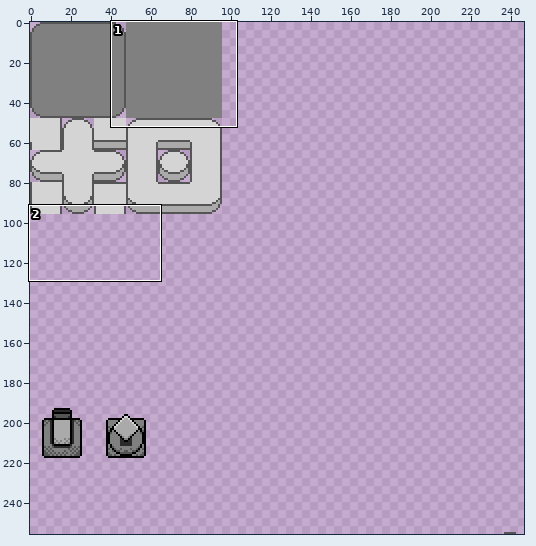
Pixel-art file -- resource/image/tileset.ase. The picture above shows the old version from afar; the outline marks the close-up.
Close-up. Before the edit:
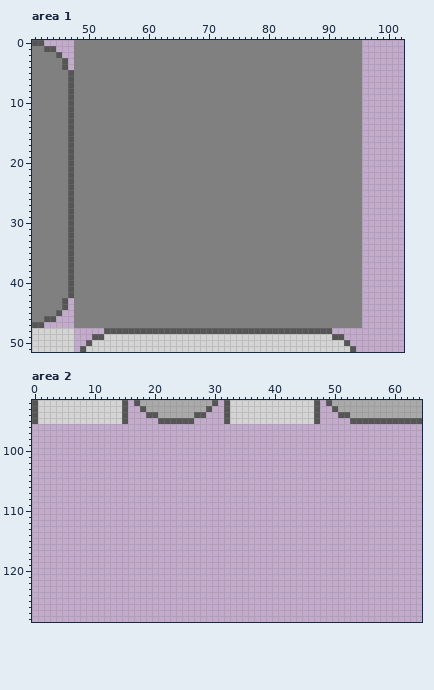
288x256 pixels, 1 frame. Shown: area 1: x 41..102, y 0..51; area 2: x 0..64, y 92..128. The wide view leaves out empty margins. The commit also changed other parts of the picture, which this record leaves out.
Once edited:
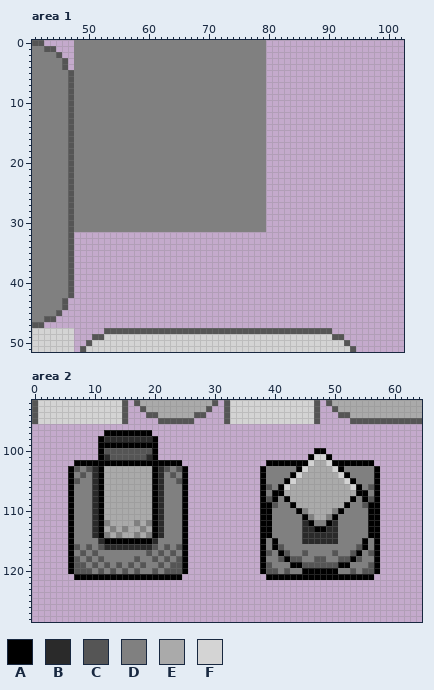
Palette (. is transparent): A #000000  B #2a2a2a  C #555555  D #808080  E #aaaaaa  F #d4d4d4
From old to new:
Area 1, layer "base":
y 0..31: x 80..95 DDDDDDDDDDDDDDDD -> ................
y 32..47: x 48..95 DDDDDDDDDDDDDDDDDDDDDDDDDDDDDDDDDDDDDDDDDDDDDDDD -> ................................................
Area 2, layers "pulse", "feature", "base":
y 97: x 12..19 ........ -> AAAAAAAA
y 98: x 11..20 .......... -> ABBBBBBBBA
y 99: x 11..20 .......... -> AAAAAAAAAA
y 100: x 11..20 .......... -> ACCCCCCCCA; x 47..48 .. -> AA
y 101: x 11..20 .......... -> ABCCCCCCBA; x 46..49 .... -> AFFA
y 102: x 7..24 .................. -> AAAAAAAAAAAAAAAAAA; x 39..56 .................. -> AAAAAAAFEEFAAAAAAA
y 103: x 6..25 .................... -> ACDCBAEEEEEEEEABCDCA; x 38..57 .................... -> ADDDDDAFEEEEFADDDDDA
y 104: x 6..25 .................... -> ADCDBAEEEEEEEEABDCDA; x 38..57 .................... -> ADDDDAFEEEEEEFADDDDA
y 105: x 6..25 .................... -> ACDDBAEEEEEEEEABDDCA; x 38..57 .................... -> ADDDAFEEEEEEEEFADDDA
y 106: x 6..25 .................... -> ADDDBAEEEEEEEEABDDDA; x 38..57 .................... -> ACDAFEEEEEEEEEEFADCA
y 107: x 6..25 .................... -> ADDDBAEEEEEEEEABDDDA; x 38..57 .................... -> ADAAEEEEEEEEEEEEAADA
y 108: x 6..25 .................... -> ADDDBAEEEEEEEEABDDDA; x 38..57 .................... -> ACADAEEEEEEEEEEADACA
y 109: x 6..25 .................... -> ADDDBAEEEEEEEEABDDDA; x 38..57 .................... -> AACDDAEEEEEEEEADDCAA
y 110: x 6..25 .................... -> ADDDBAEEEEEEEEABDDDA; x 38..57 .................... -> AADDDDADEEEEDADDDDAA
y 111: x 6..25 .................... -> ADDDBAEEEEEEEEABDDDA; x 38..57 .................... -> AADDDDDADEEDADDDDDAA
y 112: x 6..25 .................... -> ADDDBADEEEEDEDABDDDA; x 38..57 .................... -> AADDDDDBADDABDDDDDAA
y 113: x 6..25 .................... -> ADDDBAEDEDEEDEABDDDA; x 38..57 .................... -> AADDDDDBBAABBDDDDDAA
y 114: x 6..25 .................... -> ADDDBADEDEEDEDABDDDA; x 38..57 .................... -> AADDDDDBBBBBBDDDDDAA
y 115: x 6..25 .................... -> ADDDDBAAAAAAAABDDDDA; x 38..57 .................... -> ADADDDDBBBBBBDDDDADA
y 116: x 6..25 .................... -> ACDCDCBBBBBBBBCDCDCA; x 38..57 .................... -> ADACDDDDDDDDDDDDCADA
y 117: x 6..25 .................... -> ADCDCDDDDDDDDCDCDCDA; x 38..57 .................... -> ACDACDDCDDDDCDDCADCA
y 118: x 6..25 .................... -> ACDCDCDDDDDCDDCDCDCA; x 38..57 .................... -> ADDCACCDDCCDDCCACDDA
y 119: x 6..25 .................... -> ACCDCDCDCDCDCDDCDCCA; x 38..57 .................... -> ACDDDAACCCCCCAADDDCA
y 120: x 6..25 .................... -> ACCCDCDCDCDCDDCDCCCA; x 38..57 .................... -> ACCDCDDAAAAAADDCDCCA
y 121: x 7..24 .................. -> AAAAAAAAAAAAAAAAAA; x 39..56 .................. -> AAAAAAAAAAAAAAAAAA
Boxes around the changes in both close-ups, in picture pixels (x1, y1, x2, y2):
erased: (74, 40, 362, 328)
added: (68, 430, 188, 580)
added: (260, 448, 380, 580)
